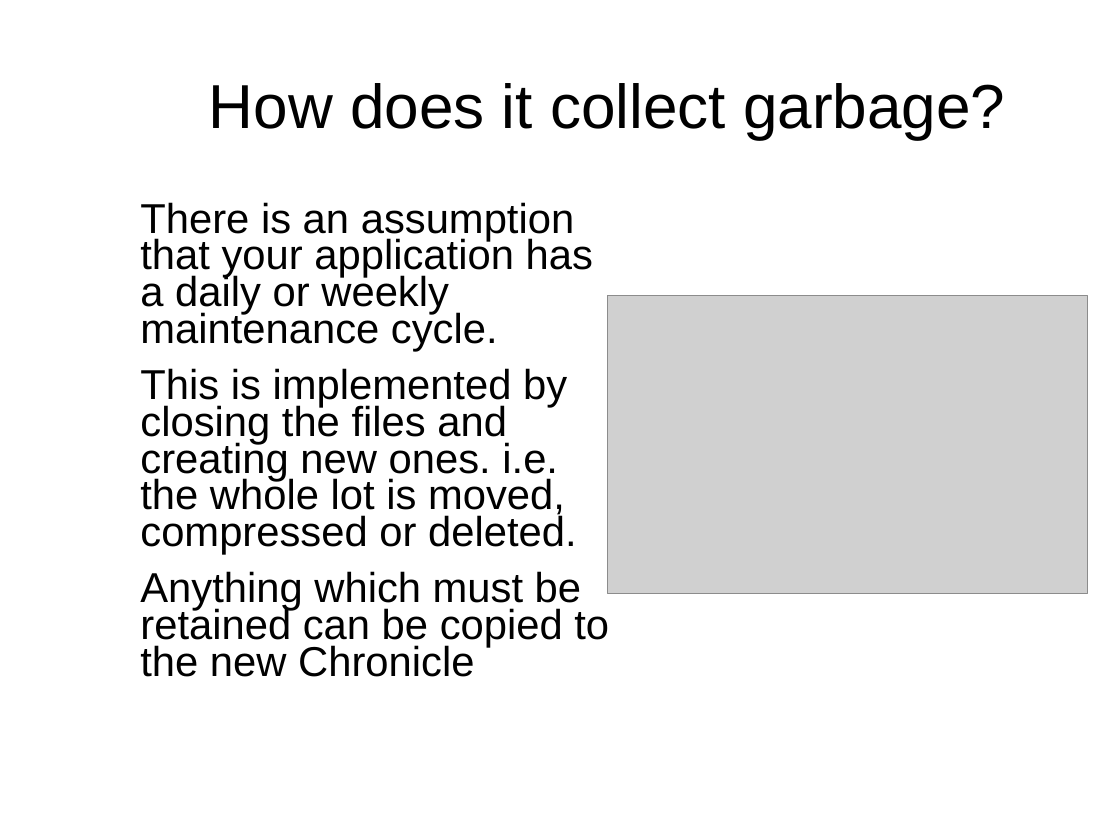
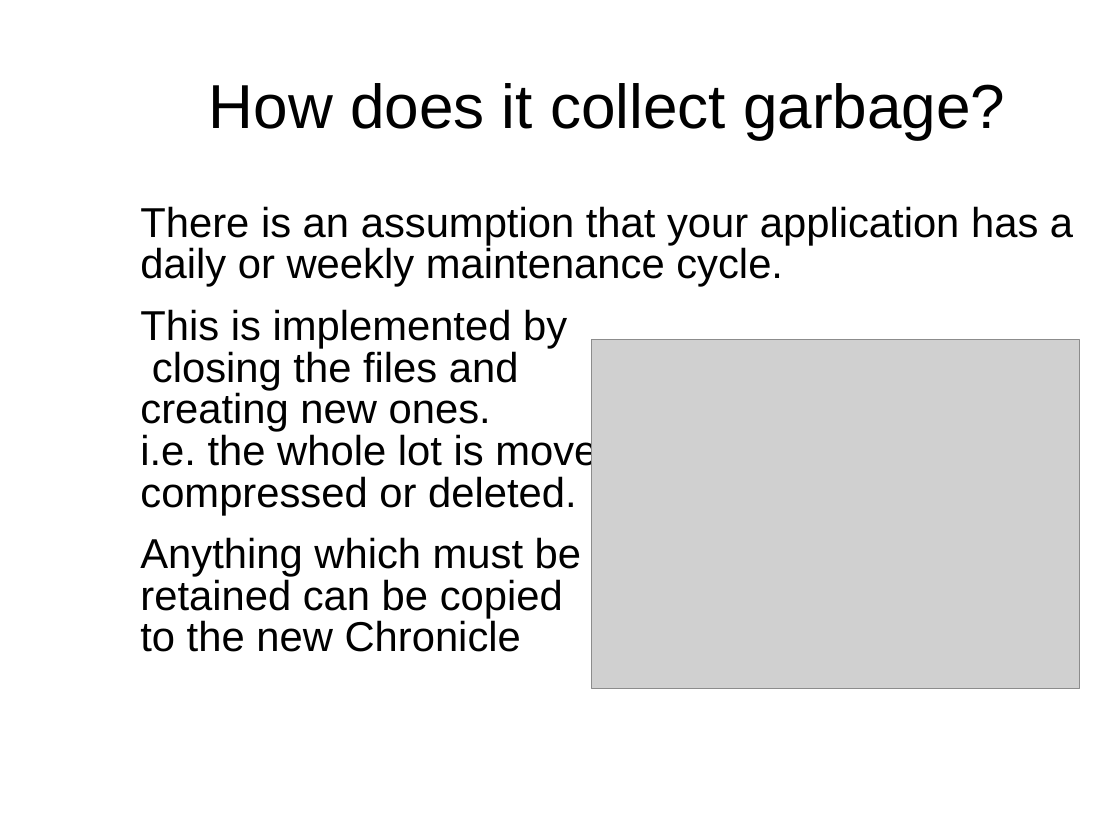
Before and after one commit to Vanilla-Java/Presentations, a slide deck: slide 14 of Introduction to Chronicle.ppt (slide 13 before the commit). Drawn at 1120x840 pixels with LibreOffice and Linux fonts; fonts in the diff are those of the drawing; grey boxes stand for pictures; background and template pictures are left out. Boxes give left, top, right and bottom in pixels: in the first picture for what was removed or moved away, otherwise in the second. Text is boxed around its words. In the diff, an @@ line names an element or a change of style, - is before the commit and + after.

Commit message:
Intro to Chronicle updated

```diff
--- a/Introduction to Chronicle.ppt
+++ b/Introduction to Chronicle.ppt
@@ text "There is an assumption that ..." at <box>140,206,1073,652</box>: line spacing 0.73 to 0.83 @@
@@ picture: place and size @@
-picture at <box>608,296,1088,594</box>
+picture at <box>593,339,1080,688</box>
```
Also in this commit, not shown: 1 slide added, 1 other file.
